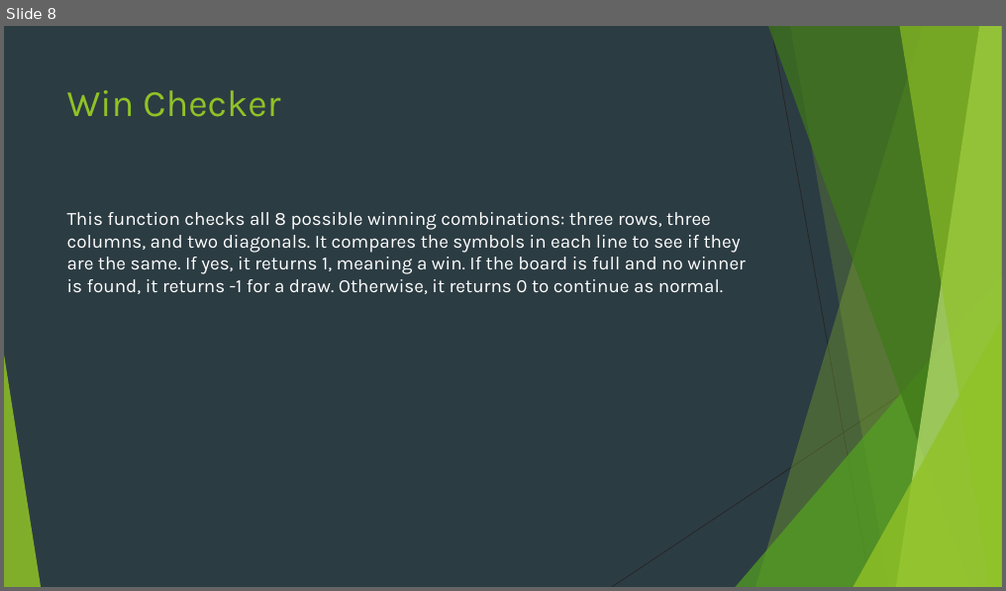
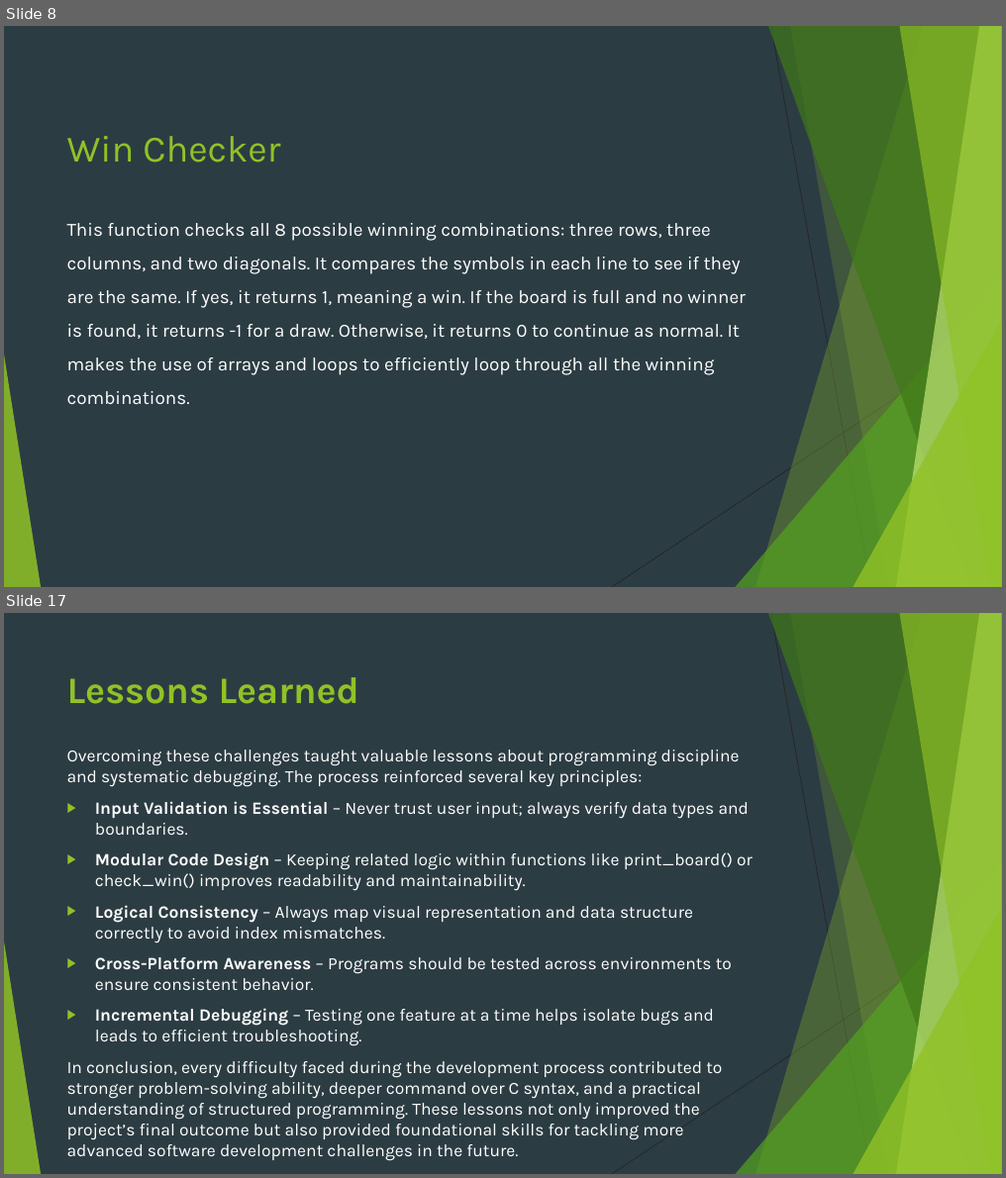
Before and after one commit to taha-ahmed-mallick/PF-fall25, a slide deck: CCP/presentation/presentation.pptx. Shown one above the other, each under a label of ours: slide 8 before the commit, slides 8 and 17 after it; the slides between them are not shown. The pictures are 1006x591 and 1006x1178 pixels, drawn with LibreOffice and Linux fonts; fonts in the diff are those of the drawing. Boxes give left, top, right and bottom in pixels: in the first picture for what was removed or moved away, otherwise in the second. Text is boxed around its words. In the diff, an @@ line names an element or a change of style, - is before the commit and + after.

Commit message:
finalizing

```diff
--- a/CCP/presentation/presentation.pptx
+++ b/CCP/presentation/presentation.pptx
@@ slide 17 added at [4, 613, 1002, 1174], background #2C3C43; not listed: 10 template elements that a slide beside it also shows @@
@@ title added at [67, 677, 359, 704], 36 pt, text #90C226, bold @@
+Lessons Learned
@@ text added at [67, 750, 752, 1136], 16.6 pt, text #FFFFFF @@
+Overcoming these challenges taught valuable lessons about programming discipline and systematic debugging. The process reinforced several key principles:
+▶ Input Validation is Essential – Never trust user input; always verify data types and boundaries.
+▶ Modular Code Design – Keeping related logic within functions like print_board() or check_win() improves readability and maintainability.
+▶ Logical Consistency – Always map visual representation and data structure correctly to avoid index mismatches.
+▶ Cross-Platform Awareness – Programs should be tested across environments to ensure consistent behavior.
+▶ Incremental Debugging – Testing one feature at a time helps isolate bugs and leads to efficient troubleshooting.
+In conclusion, every difficulty faced during the development process contributed to stronger problem-solving ability, deeper command over C syntax, and a practical understanding of structured programming. These lessons not only improved the project’s final outcome but also provided foundational skills for tackling more advanced software development challenges in the future.
@@ slide 8 changed as well @@
@@ title "Win Checker": place and size @@
-title "Win Checker" at [67, 90, 280, 117]
+title "Win Checker" at [67, 136, 280, 163]
@@ text at [67, 223, 746, 405]: text changed @@
-This function checks all 8 possible winning combinations: three rows, three columns, and two diagonals. It compares the symbols in each line to see if they are the same. If yes, it returns 1, meaning a win. If the board is full and no winner is found, it returns -1 for a draw. Otherwise, it returns 0 to continue as normal.
+This function checks all 8 possible winning combinations: three rows, three columns, and two diagonals. It compares the symbols in each line to see if they are the same. If yes, it returns 1, meaning a win. If the board is full and no winner is found, it returns -1 for a draw. Otherwise, it returns 0 to continue as normal. It makes the use of arrays and loops to efficiently loop through all the winning combinations.
```
Also in this commit, not shown: 7 other slides changed, 8 other slides added, 2 other files.
